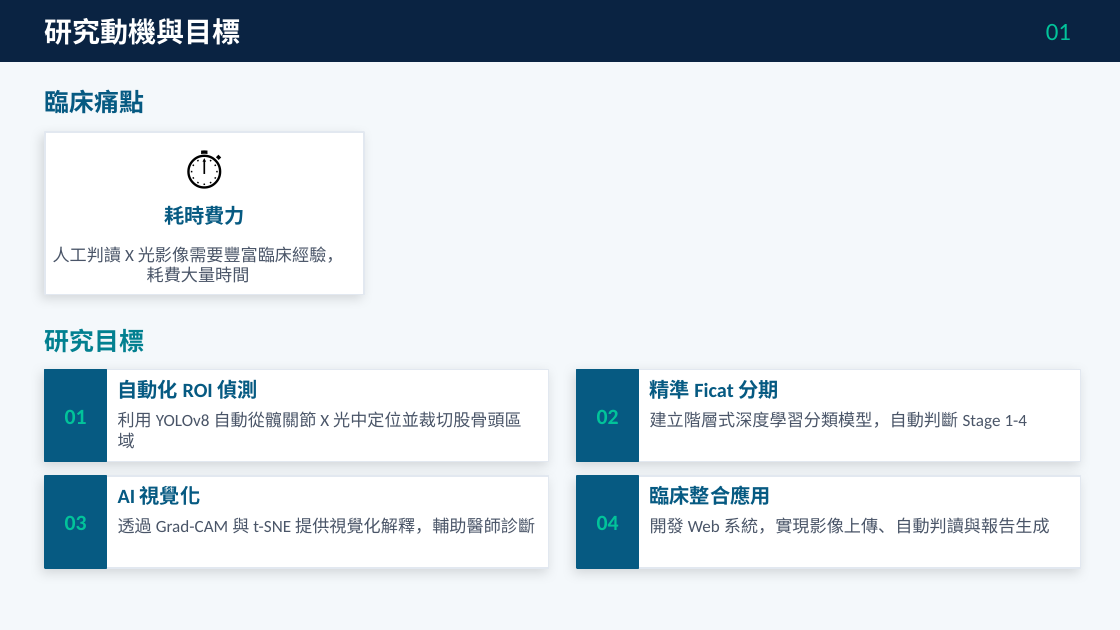
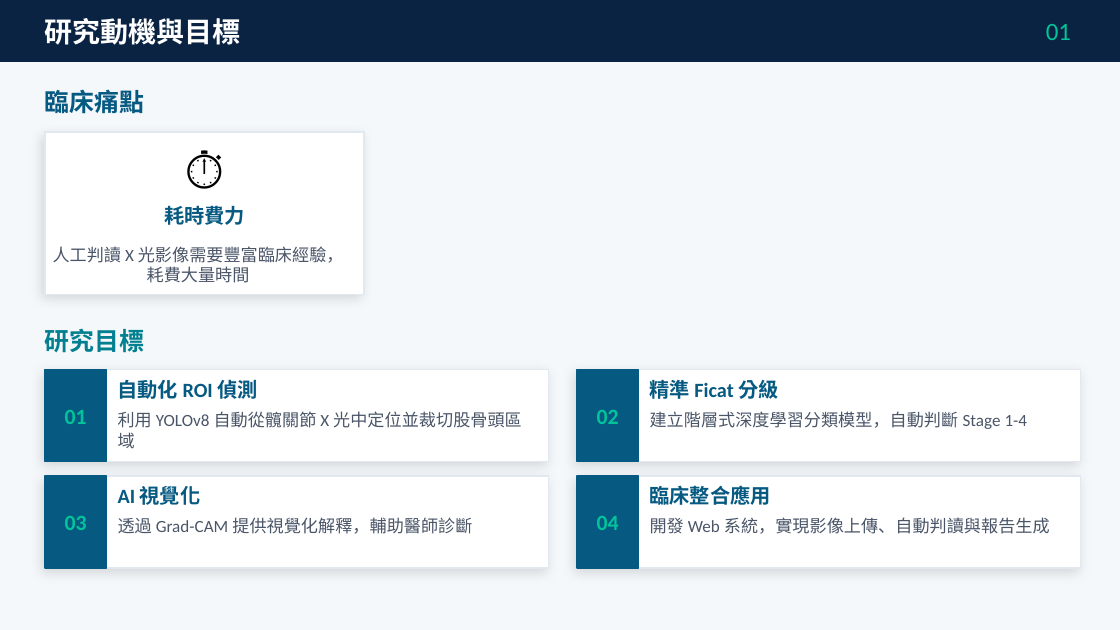
Before and after one commit to ericadgjl-huang/Renai-Hospital-DL-Project, a slide deck: slide 2 of Renai-Hospital_PresentationV4_final.pptx. Drawn at 1120x630 pixels with LibreOffice and Linux fonts; fonts in the diff are those of the drawing. Boxes give left, top, right and bottom in pixels: in the first picture for what was removed or moved away, otherwise in the second. Text is boxed around its words. In the diff, an @@ line names an element or a change of style, - is before the commit and + after.

```diff
--- a/Renai-Hospital_PresentationV4_final.pptx
+++ b/Renai-Hospital_PresentationV4_final.pptx
@@ text at (650, 380, 778, 399): text changed @@
-精準 Ficat 分期
+精準 Ficat 分級
@@ text at (118, 517, 472, 534): text changed @@
-透過 Grad-CAM 與 t-SNE 提供視覺化解釋，輔助醫師診斷
+透過 Grad-CAM 提供視覺化解釋，輔助醫師診斷
```
Also in this commit, not shown: 12 other slides changed.
